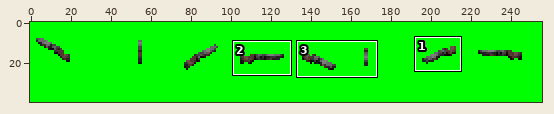
File history of a sprite sheet, Resources/Sprites/HandUAC_Shotgun_nomag.png. Above: a wide view before the commit, with the close-up outlined.
Close-up. Before the commit:
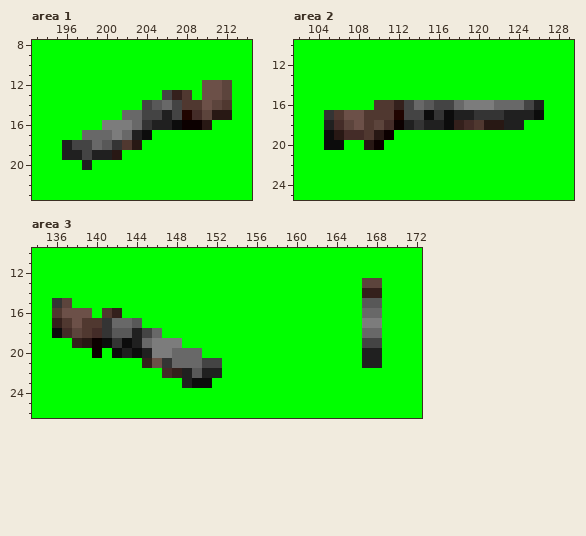
The file is 256x40 pixels. Shown: area 1: x 193..214, y 8..23; area 2: x 102..129, y 10..25; area 3: x 134..172, y 10..26. The commit also changed other parts of the picture, which this record leaves out.
After:
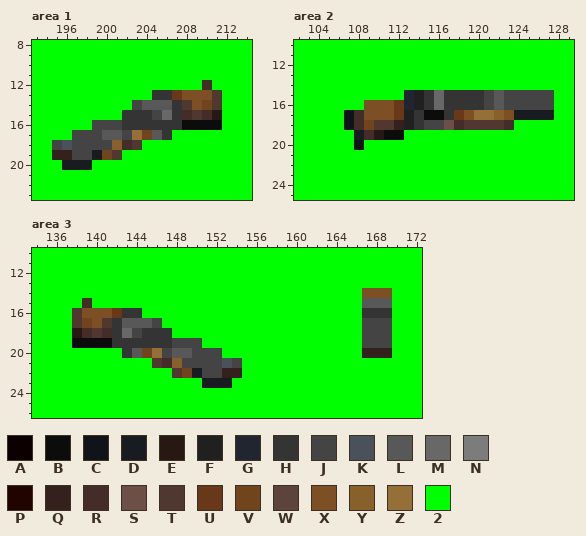
Palette (. is transparent): A #0c0000  B #0c0c0c  C #101418  D #181c21  E #281814  F #202020  G #212431  H #343434  J #444444  K #4a515a  L #585858  M #686868  N #7c7c7c  P #200400  Q #34201c  R #442c28  S #6c5048  T #503830  U #683818  V #70441c  W #5c443c  X #7c5024  Y #88602c  Z #947038  2 #00ff00
The edit:
Area 1:
y 12: x 210..212 SSW -> R22
y 13: x 205..212 2JQT2SSW -> HHUXXXT2
y 14: x 203..204 2J -> JL; x 206..207 MJ -> LH; x 209..212 TSWT -> XVT2
y 15: x 202..204 MMJ -> HHH; x 206..210 FJPRW -> MHRTR; x 212 E -> 2
y 16: x 199..203 2NNNM -> JJJHH; x 205..211 FFBAAE2 -> HHHBBBB
y 17: x 197..206 2MMMNMFB22 -> JJJLLJZVLH
y 18: x 195..196 2F -> JK; x 199..203 MLHTE -> JJYRT
y 19: x 195..197 2FF -> QQJ; x 199..201 FFE -> DVT
y 20: x 196..198 22F -> DDD
Area 2:
y 15: x 113..127 222222222222222 -> GFHMHHHHJLJJJJJ
y 16: x 109..124 2TTQJMLJJMNNNMMM -> XXXUGFHMHHHHJLJJ; x 126..127 F2 -> JJ
y 17: x 105..114 HTSSTTTPJJ -> 22CRXXXUFH; x 116..127 HBFFHHHFFFB2 -> BHUXZZYXDDDD
y 18: x 105..112 FRWSTWRA -> 22CRVTTQ; x 115..119 FFBQR -> JJSRT; x 121..124 EEFF -> TTR2
y 19: x 105..109 BERRT -> 222DR; x 111..112 A2 -> BB
y 20: x 105..106 BB -> 22; x 108..110 2EA -> C22
Area 3:
y 13: x 167..168 WW -> 22
y 14: x 167..169 QQ2 -> XXX
y 15: x 136..137 HW -> 22; x 139 2 -> R; x 169 2 -> L
y 16: x 136..144 TSSS2TQ22 -> 22TXXXUHH; x 167..169 MM2 -> HHH
y 17: x 136..143 QTSTTHMM -> 22TVXTHL; x 145..146 22 -> LJ; x 167..169 NN2 -> JJJ
y 18: x 136..147 BRWTRHLLFJM2 -> 22ERTRHMJHHH; x 167..169 MM2 -> JJJ
y 19: x 138..140 QEA -> BBB; x 143..150 BFMNNN22 -> HHHHHJJJ; x 169 2 -> J
y 20: x 140 A -> 2; x 142..152 BFBFNNMMM22 -> 2HLVZJLLJJJ; x 167..169 FF2 -> QQQ
y 21: x 145..150 QSHMMM -> 2TRYJJ; x 153..154 22 -> KJ; x 167..168 FF -> 22
y 22: x 147..154 RQFLFF22 -> 2TVDJJQQ
y 23: x 149..153 FBB22 -> 22DDD
Changed places in both close-ups, as pixel boxes (x1, y1, x2, y2):
changed: (52, 80, 232, 170)
changed: (324, 90, 554, 150)
changed: (362, 278, 392, 368)
changed: (52, 298, 242, 388)
